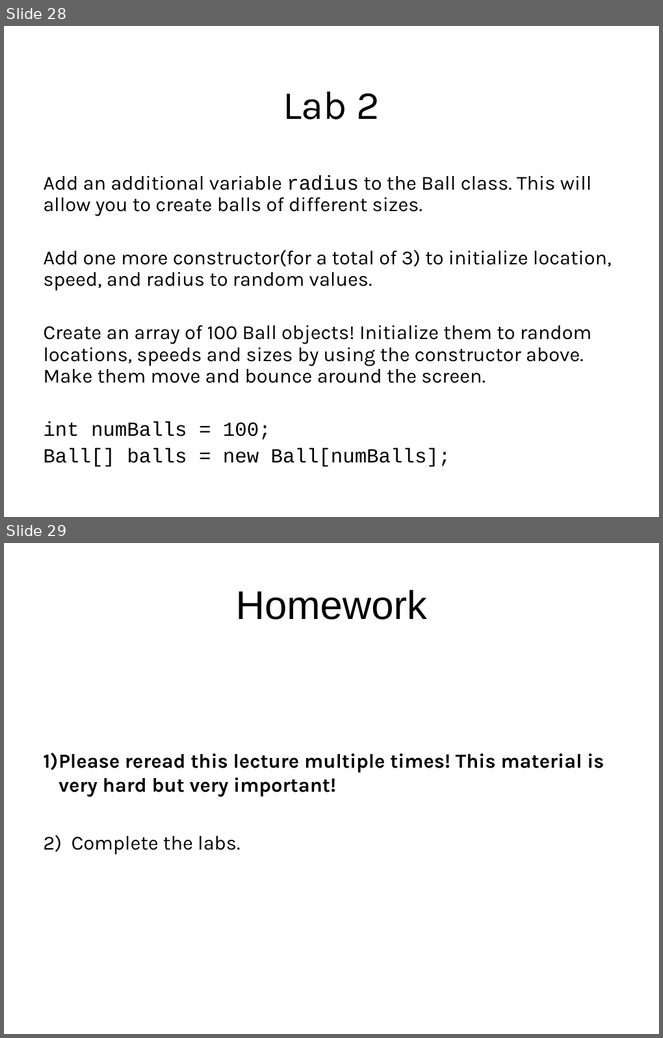
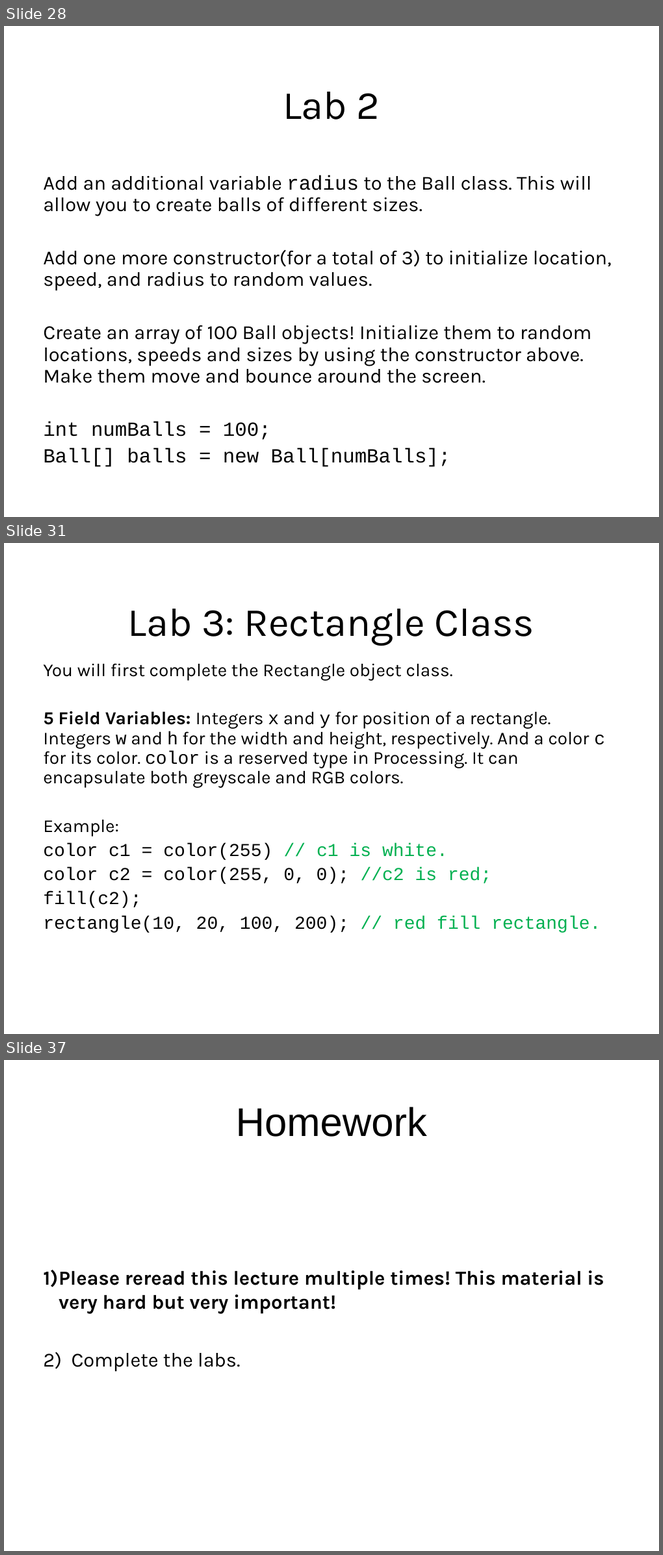
Before and after one commit to LongBaoNguyen/longbaonguyen.github.io, a slide deck: courses/apcsp/lecture11.ppt. Shown one above the other, each under a label of ours: slides 28 and 29 before the commit, slides 28, 31 and 37 after it; the slides between them are not shown. The pictures are 663x1038 and 663x1555 pixels, drawn with LibreOffice and Linux fonts; fonts in the diff are those of the drawing; background and template pictures are left out. Boxes give left, top, right and bottom in pixels: in the first picture for what was removed or moved away, otherwise in the second. Text is boxed around its words. In the diff, an @@ line names an element or a change of style, - is before the commit and + after.

```diff
--- a/courses/apcsp/lecture11.ppt
+++ b/courses/apcsp/lecture11.ppt
@@ slide 31 added at box(4, 543, 659, 1034), background picture (left out) @@
@@ title added at box(128, 609, 535, 646), 44 pt, text #000000 @@
+Lab 3: Rectangle Class
@@ text added at box(43, 663, 605, 933), 20 pt, text #000000 @@
+You will first complete the Rectangle object class.
+5 Field Variables: Integers x and y for position of a rectangle. Integers w and h for the width and height, respectively. And a color c for its color. color is a reserved type in Processing. It can encapsulate both greyscale and RGB colors.
+Example:
+color c1 = color(255) // c1 is white.
+color c2 = color(255, 0, 0); //c2 is red;
+fill(c2);
+rectangle(10, 20, 100, 200); // red fill rectangle.
@@ what was slide 29 is now slide 37 @@
```
Also in this commit, not shown: 1 slide changed, 7 other slides added, 5 other files.
